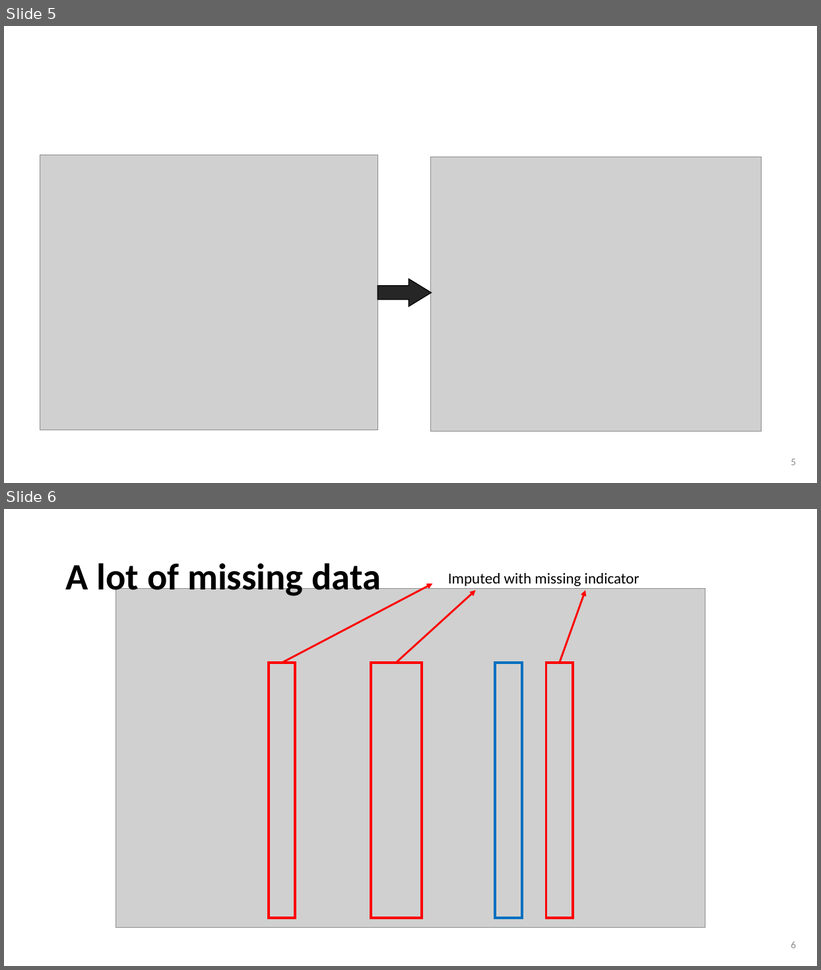
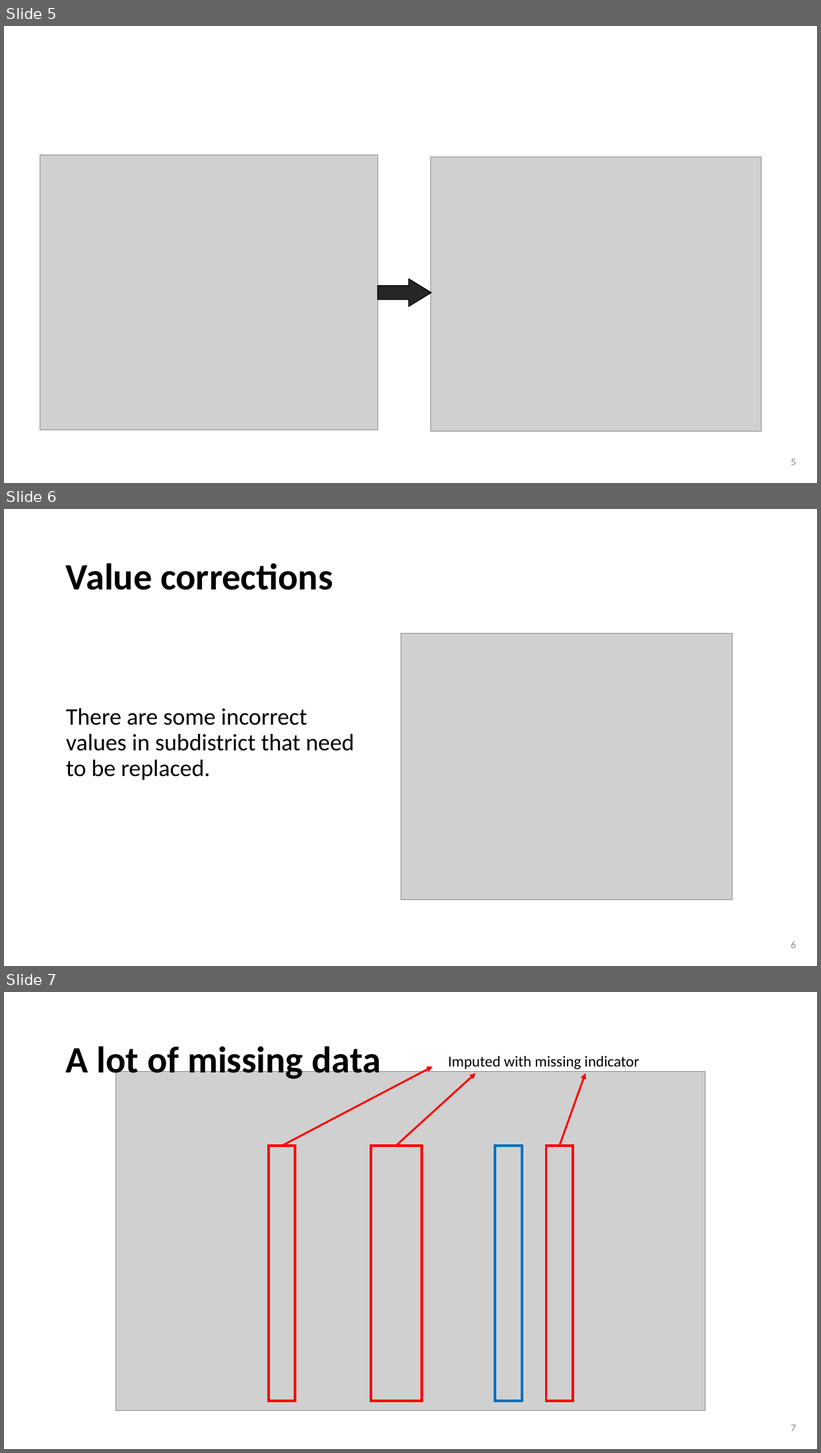
Before and after one commit to wtwwitt/project_2_bangkok_housing_price, a slide deck: presentation/Bangkok Housing Price Prediction for buyers and sellers.pptx. Shown one above the other, each under a label of ours: slides 5 and 6 before the commit, slides 5, 6 and 7 after it. The pictures are 821x970 and 821x1453 pixels, drawn with LibreOffice and Linux fonts; fonts in the diff are those of the drawing; grey boxes stand for pictures. Boxes give left, top, right and bottom in pixels: in the first picture for what was removed or moved away, otherwise in the second. Text is boxed around its words. In the diff, an @@ line names an element or a change of style, - is before the commit and + after.

Commit message:
update value correction step in presentation

```diff
--- a/presentation/Bangkok Housing Price Prediction for buyers and sellers.pptx
+++ b/presentation/Bangkok Housing Price Prediction for buyers and sellers.pptx
@@ slide 6 added at (4,509,817,966), background #FFFFFF @@
@@ title added at (66,563,333,590), 44 pt, text #000000, bold @@
+Value corrections
@@ picture added at (401,634,733,900) @@
@@ text added at (66,708,354,780), 28 pt, text #000000 @@
+There are some incorrect values in subdistrict that need to be replaced.
@@ page number added at (791,941,796,949), 12 pt, text #8C8C8C @@
+6
@@ what was slide 6 is now slide 7 @@
@@ page number at (791,1425,796,1432): text changed @@
-6
+7
```
Also in this commit, not shown: 1 slide changed, 2 other files.
